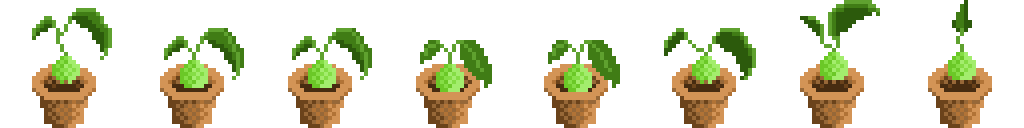
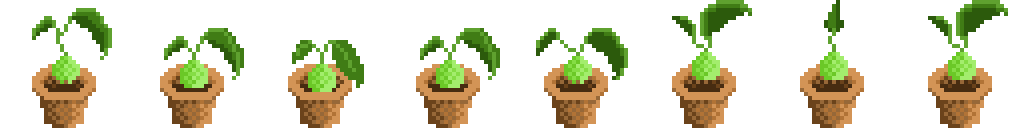
The second 1024x128 image is a revision of the first. Changes to its layers:
removed layer "backAttack" over [292, 0, 992, 92]
added layer "Layer 8" above "Layer 7" over [928, 0, 1008, 48]
added layer "Layer 7" above "Layer 6" over [800, 0, 864, 48]
added layer "Layer 6" above "Layer 5" over [672, 0, 752, 84]
added layer "Layer 5" above "Layer 4" over [536, 28, 628, 92]
added layer "Layer 3" above "Layer 2" over [420, 28, 500, 92]
added layer "Layer 1" above "Background" over [292, 40, 364, 92]
